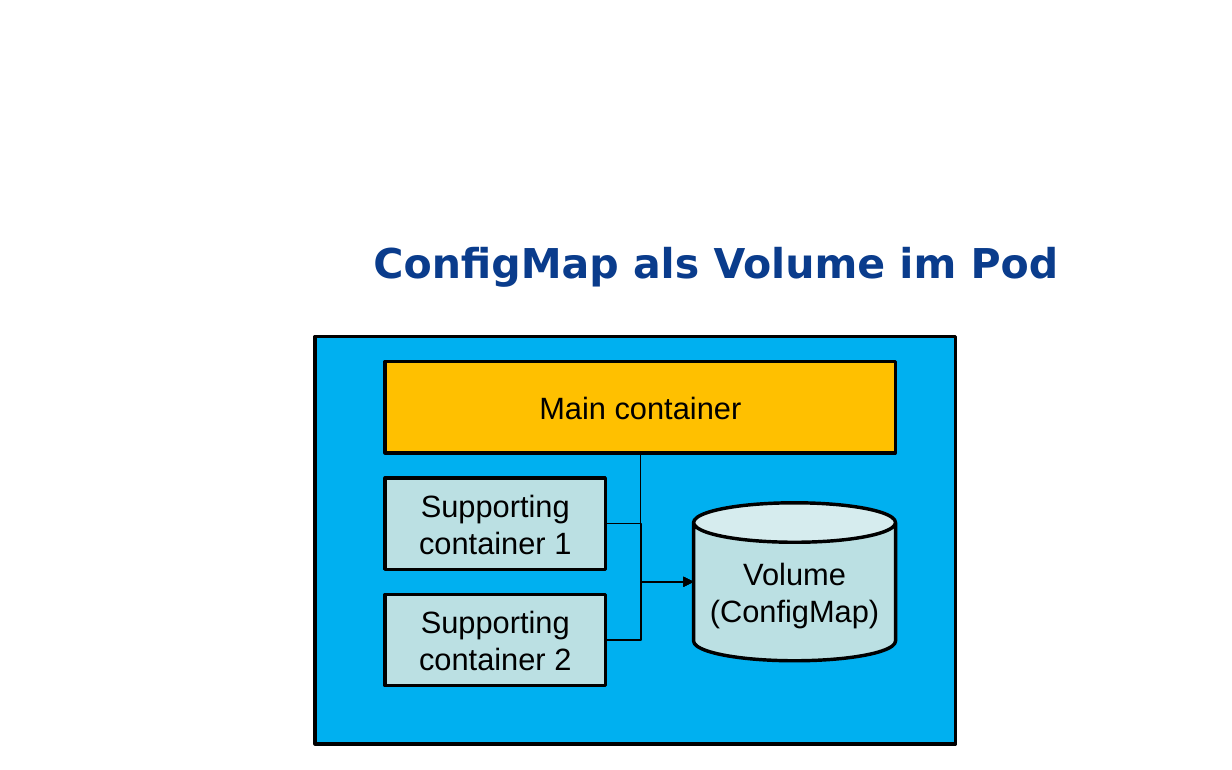
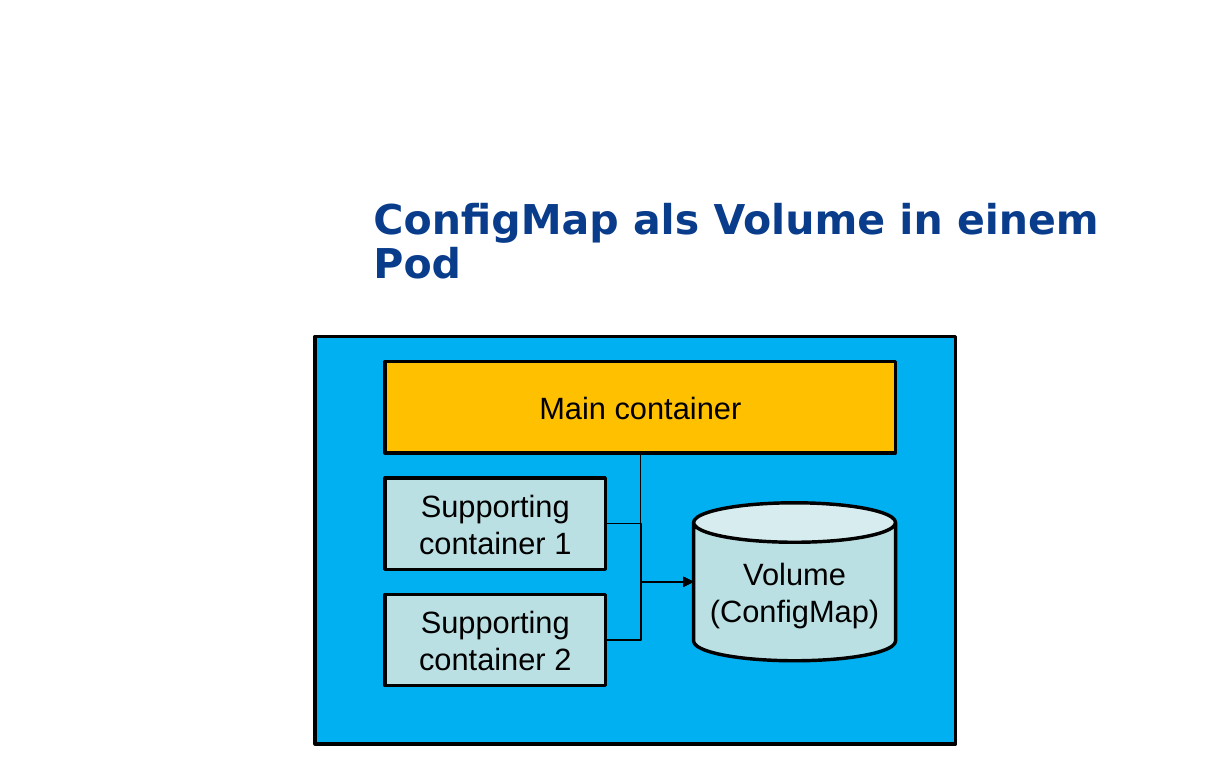
Before and after one commit to grothesk/deepshore-labs, a slide deck: slide 14 of 04-configmaps-und-secrets/deeptalk-04.pptx. Drawn at 1232x770 pixels with LibreOffice and Linux fonts; fonts in the diff are those of the drawing; background and template pictures are left out. Boxes give left, top, right and bottom in pixels: in the first picture for what was removed or moved away, otherwise in the second. Text is boxed around its words. In the diff, an @@ line names an element or a change of style, - is before the commit and + after.

```diff
--- a/04-configmaps-und-secrets/deeptalk-04.pptx
+++ b/04-configmaps-und-secrets/deeptalk-04.pptx
@@ title at bbox=[373, 202, 1099, 279]: text changed @@
-ConfigMap als Volume im Pod
+ConfigMap als Volume in einem Pod
```
Also in this commit, not shown: 5 other slides changed, 1 slide added, 1 other file.
